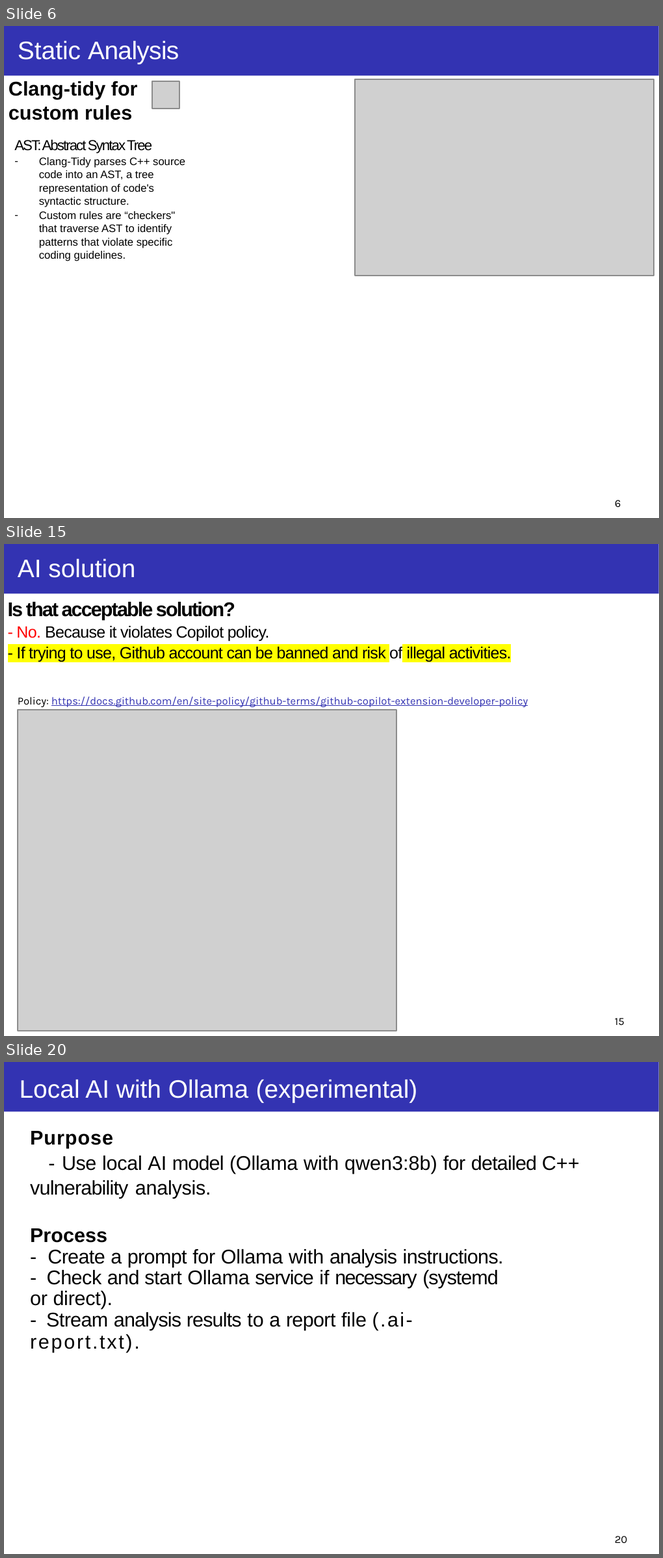
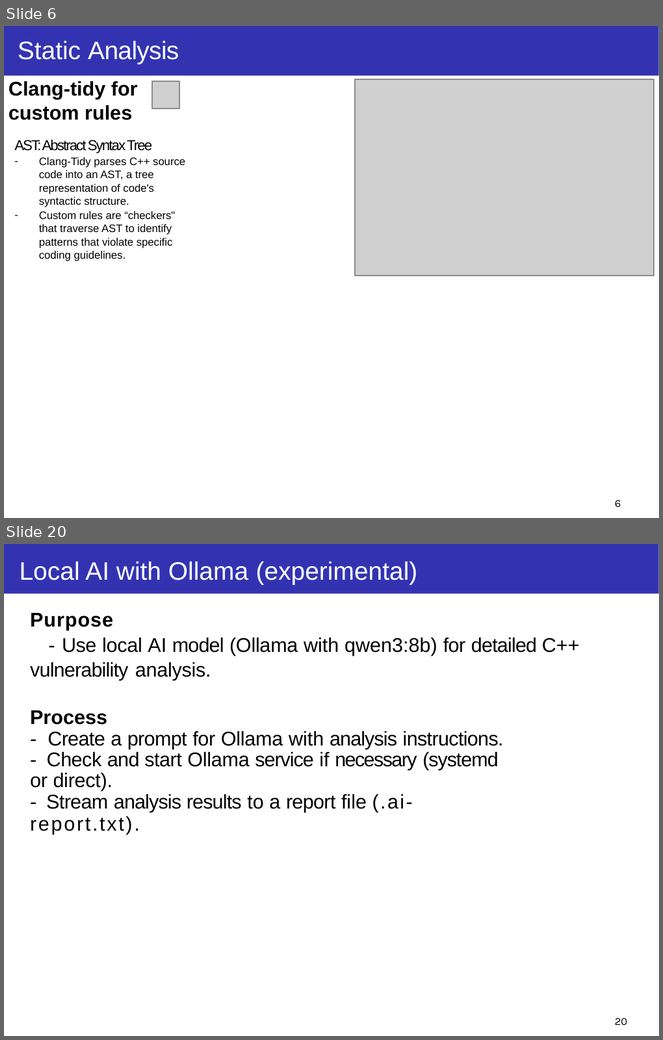
Before and after one commit to taikt/codefun, a slide deck: deepl/code_guard/doc/Code-Guard.pptx. Shown one above the other, each under a label of ours: slides 6, 15 and 20 before the commit, slides 6 and 20 after it; the slides between them are not shown. The pictures are 663x1558 and 663x1040 pixels, drawn with LibreOffice and Linux fonts; fonts in the diff are those of the drawing; grey boxes stand for pictures; background and template pictures are left out. Boxes give left, top, right and bottom in pixels: in the first picture for what was removed or moved away, otherwise in the second. Text is boxed around its words. In the diff, an @@ line names an element or a change of style, - is before the commit and + after.

```diff
--- a/deepl/code_guard/doc/Code-Guard.pptx
+++ b/deepl/code_guard/doc/Code-Guard.pptx
@@ slide 15 removed at (4, 544, 659, 1036), background #FFFFFF; not listed: 1 template element that a slide beside it also shows @@
@@ title removed at (18, 559, 135, 578) @@
-AI solution
@@ text removed at (8, 602, 512, 662) @@
-Is that acceptable solution?
-- No. Because it violates Copilot policy.
-- If trying to use, Github account can be banned and risk of illegal activities.
@@ text removed at (18, 696, 528, 707) @@
-Policy: https://docs.github.com/en/site-policy/github-terms/github-copilot-extension-developer-policy
@@ picture removed at (17, 710, 397, 1032) @@
@@ page number removed at (615, 1018, 625, 1025) @@
-15
```
Also in this commit, not shown: 6 slides changed, 7 slides added, 6 other slides removed.
